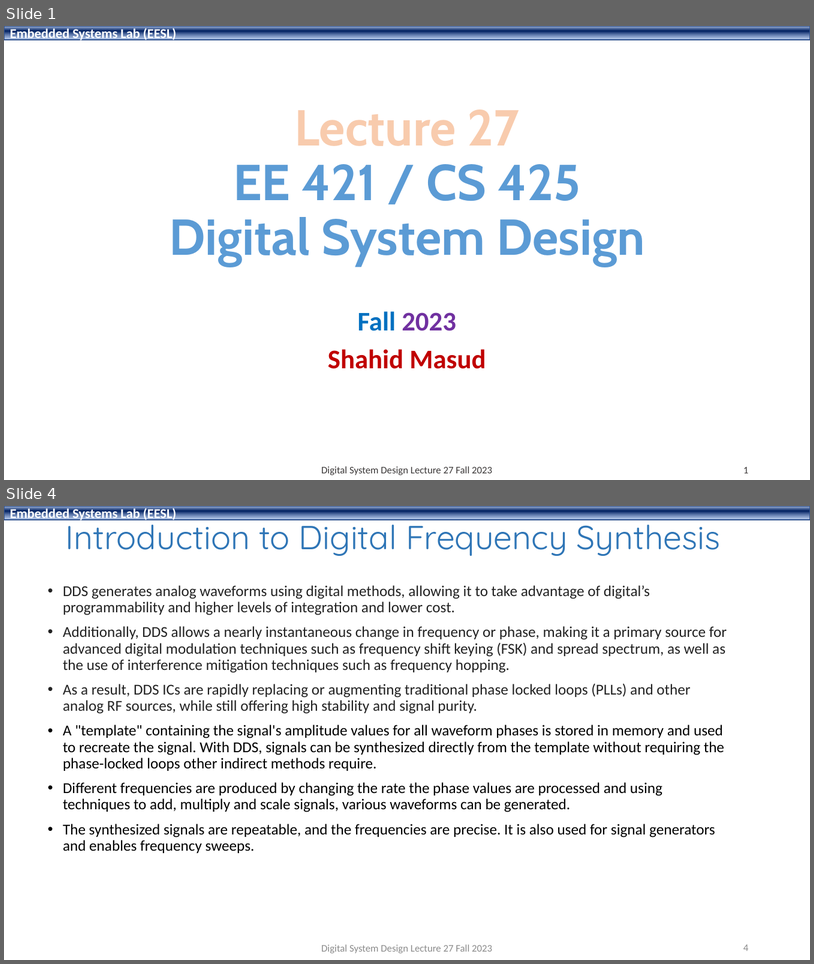
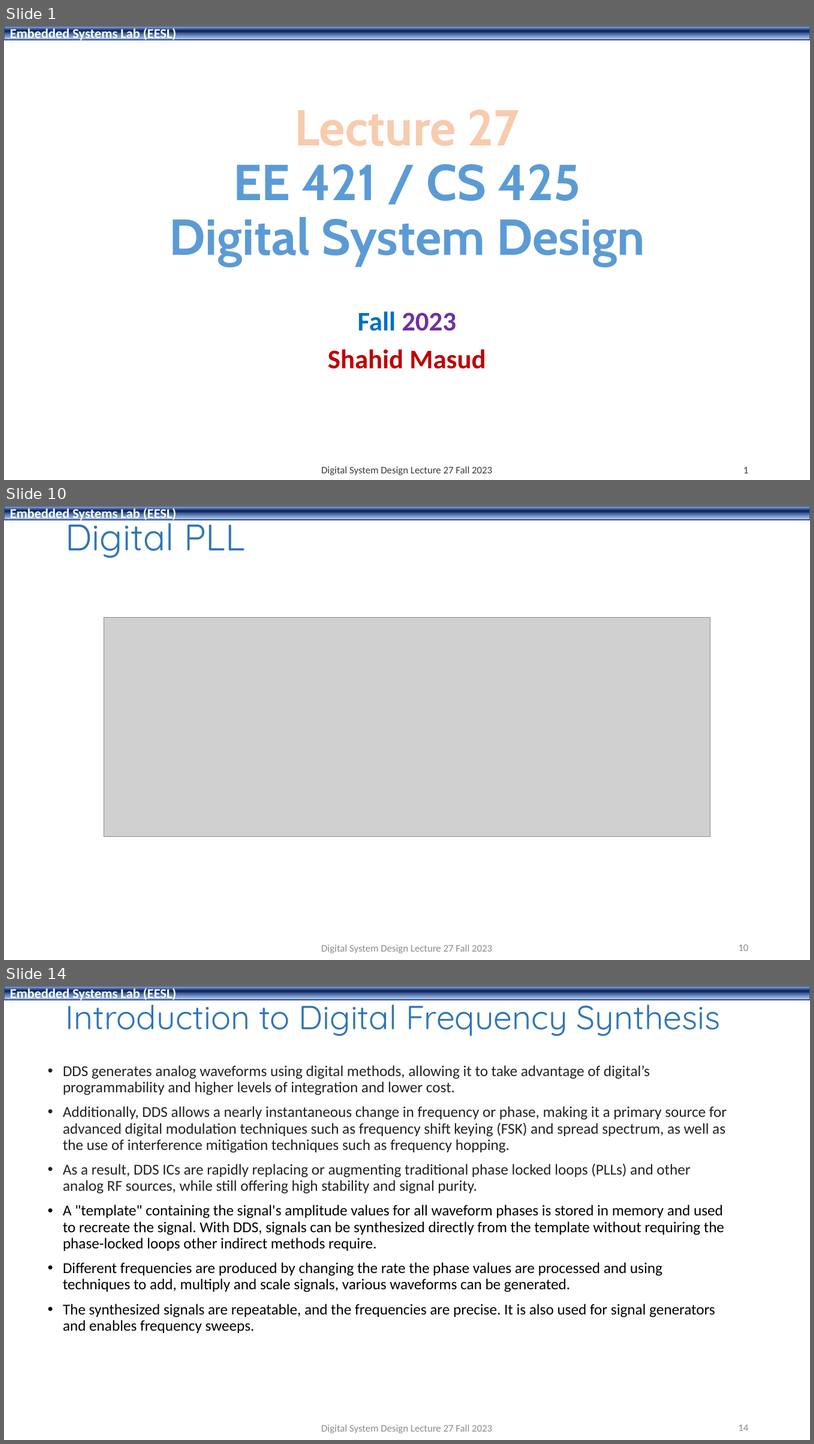
Before and after one commit to shahidmasud/shahidmasud.github.io, a slide deck: DSD_Lec27_Fall2023.ppsx. Shown one above the other, each under a label of ours: slides 1 and 4 before the commit, slides 1, 10 and 14 after it; the slides between them are not shown. The pictures are 814x964 and 814x1444 pixels, drawn with LibreOffice and Linux fonts; fonts in the diff are those of the drawing; grey boxes stand for pictures; background and template pictures are left out. Boxes give left, top, right and bottom in pixels: in the first picture for what was removed or moved away, otherwise in the second. Text is boxed around its words. In the diff, an @@ line names an element or a change of style, - is before the commit and + after.

```diff
--- a/DSD_Lec27_Fall2023.ppsx
+++ b/DSD_Lec27_Fall2023.ppsx
@@ slide 10 added at [4,506,810,960], background #FFFFFF; not listed: 1 template element that a slide beside it also shows @@
@@ title added at [65,512,245,558], 44 pt, text #2E75B6 @@
+Digital PLL
@@ picture added at [104,618,711,837] @@
@@ text added at [321,944,492,953], 12 pt, text #8C8C8C @@
+Digital System Design Lecture 27 Fall 2023
@@ page number added at [738,944,749,951], 12 pt, text #8C8C8C @@
+10
@@ what was slide 4 is now slide 14 @@
@@ page number at [738,1424,749,1431]: text changed @@
-4
+14
```
Also in this commit, not shown: 1 slide changed, 9 other slides added, 1 other file.
